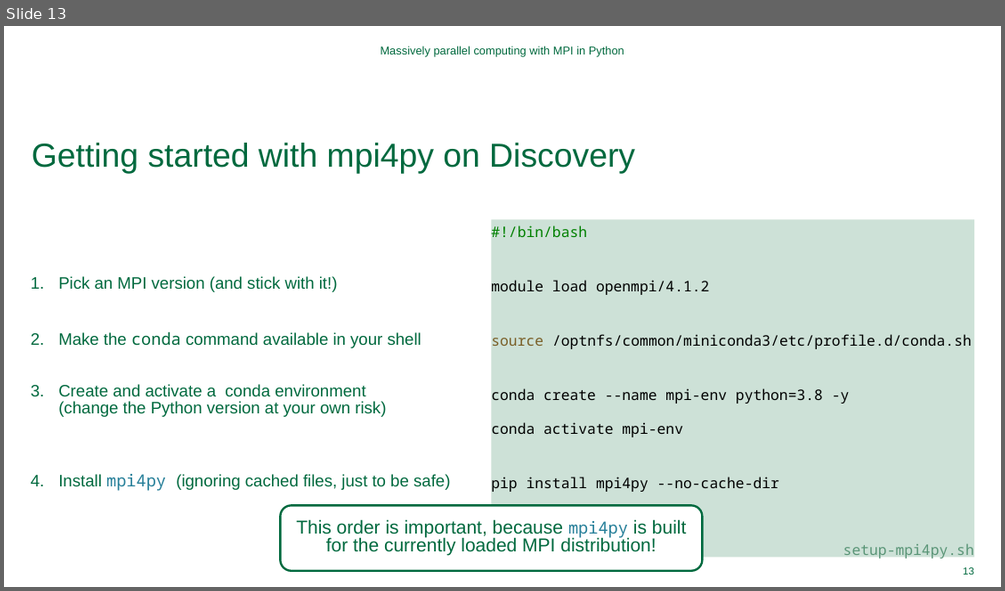
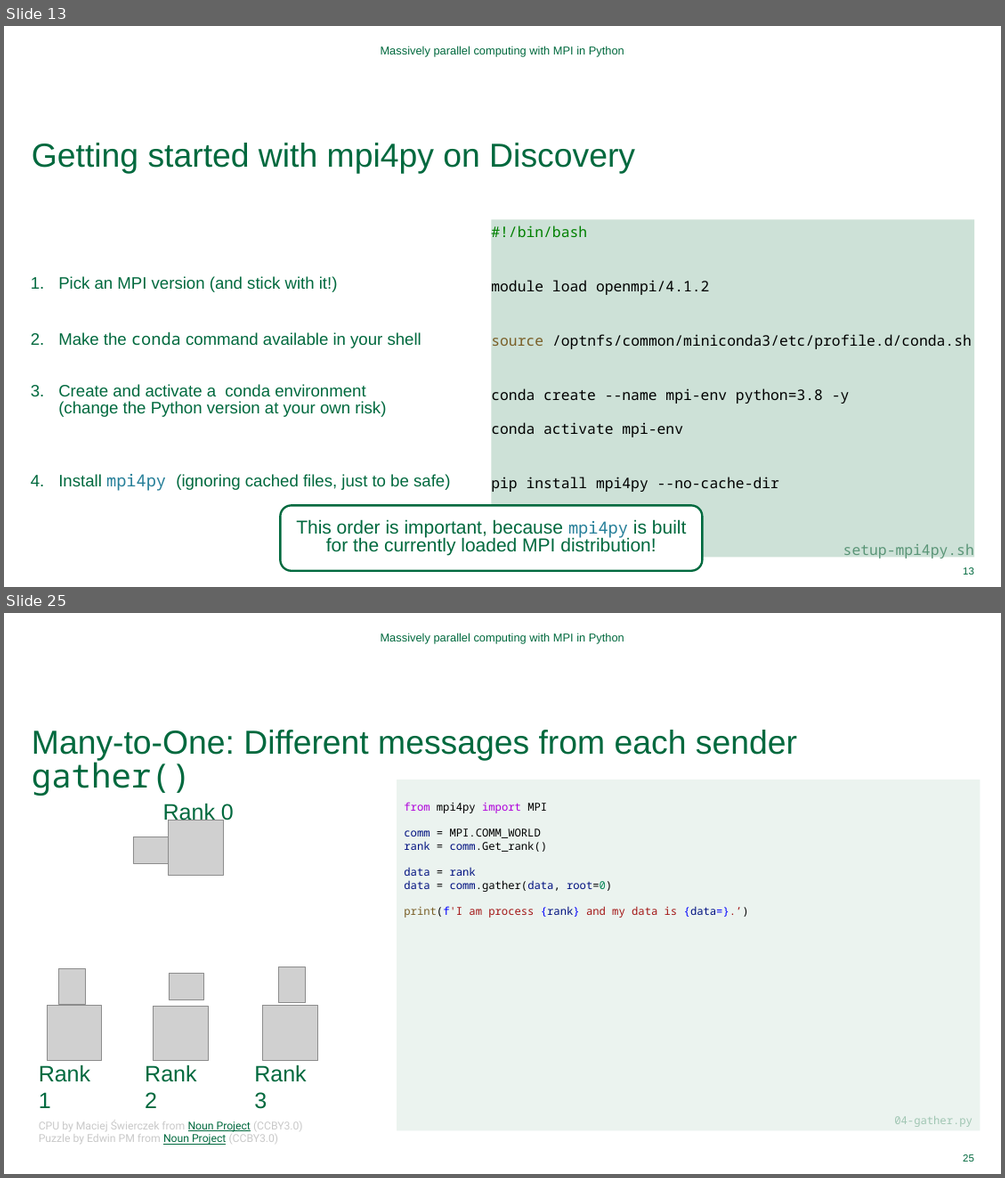
Before and after one commit to Dartmouth-Libraries/distributed-computing-with-python-and-mpi, a slide deck: ppt/Distributed-Computing-with-MPI.pptx. Shown one above the other, each under a label of ours: slide 13 before the commit, slides 13 and 25 after it; the slides between them are not shown. The pictures are 1005x591 and 1005x1178 pixels, drawn with LibreOffice and Linux fonts; fonts in the diff are those of the drawing; grey boxes stand for pictures; background and template pictures are left out. Boxes give left, top, right and bottom in pixels: in the first picture for what was removed or moved away, otherwise in the second. Text is boxed around its words. In the diff, an @@ line names an element or a change of style, - is before the commit and + after.

```diff
--- a/ppt/Distributed-Computing-with-MPI.pptx
+++ b/ppt/Distributed-Computing-with-MPI.pptx
@@ slide 25 added at (4,613,1001,1174), background #FFFFFF @@
@@ text added at (380,633,624,643), 11 pt, text #00693E @@
+Massively parallel computing with MPI in Python
@@ title added at (32,730,797,795), 32 pt, text #00693E @@
+Many-to-One: Different messages from each sender
+gather()
@@ rectangle added at (396,779,979,1131), fill #EBF3EF, 10.5 pt, text #000000 @@
+from mpi4py import MPI
+comm = MPI.COMM_WORLD
+rank = comm.Get_rank()
+data = rank
+data = comm.gather(data, root=0)
+print(f'I am process {rank} and my data is {data=}.’)
+04-gather.py
@@ text added at (163,803,234,824), 21.4 pt, text #00693E @@
+Rank 0
@@ picture added at (169,820,224,875) @@
@@ picture added at (133,836,169,863) @@
@@ picture added at (59,969,86,1004) @@
@@ picture added at (169,973,203,999) @@
@@ picture added at (279,966,306,1002) @@
@@ picture added at (47,1005,102,1060) @@
@@ picture added at (154,1005,209,1060) @@
@@ picture added at (263,1005,318,1060) @@
@@ text added at (39,1065,90,1108), 21.4 pt, text #00693E @@
+Rank 1
@@ text added at (145,1065,196,1108), 21.4 pt, text #00693E @@
+Rank 2
@@ text added at (254,1065,306,1109), 21.4 pt, text #00693E @@
+Rank 3
@@ text added at (39,1119,303,1144), 10.5 pt, text #C9C9C9 @@
+CPU by Maciej Świerczek from Noun Project (CCBY3.0)
+Puzzle by Edwin PM from Noun Project (CCBY3.0)
@@ page number added at (963,1154,974,1161), 9.8 pt, text #00693E @@
+25
```
Also in this commit, not shown: 12 slides changed, 8 other slides added.
